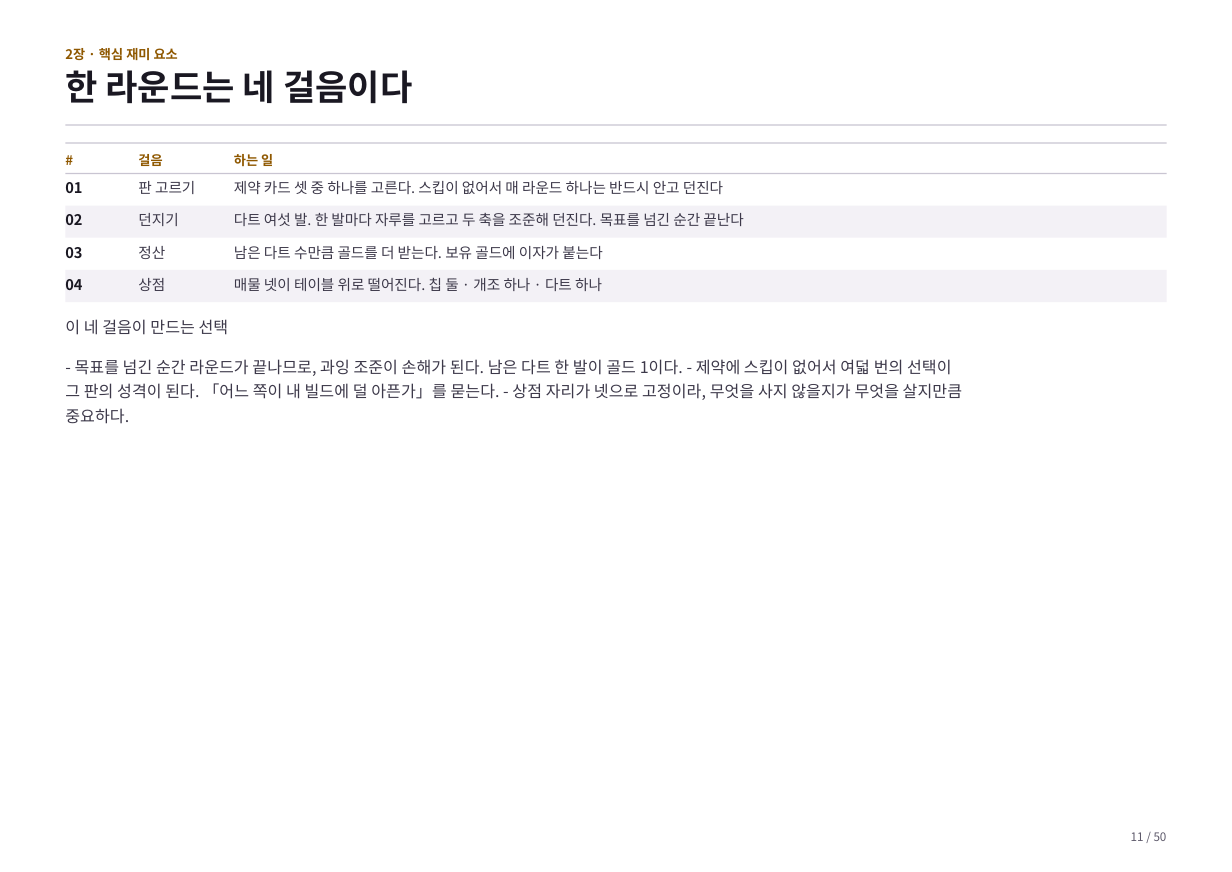
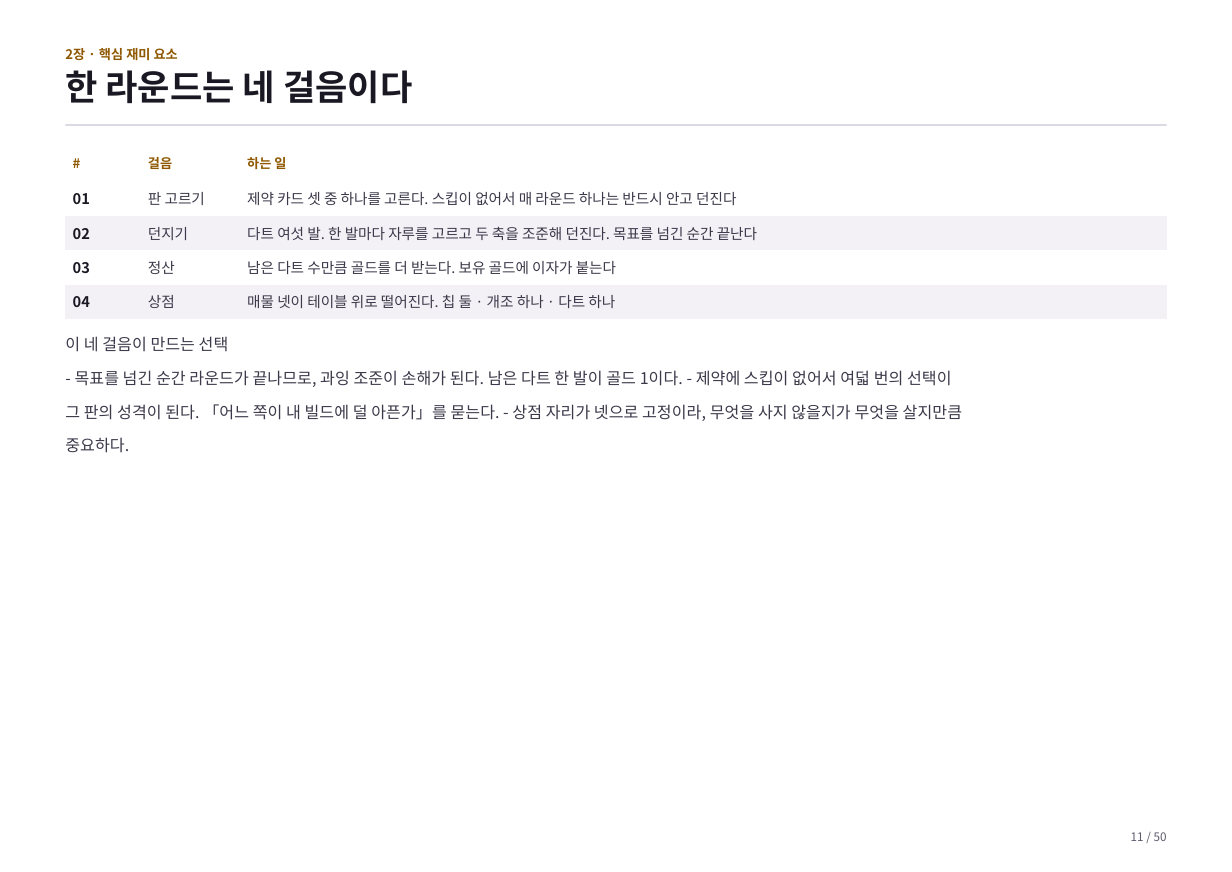
Before and after one commit to GGbong69/test-03, a slide deck: slide 11 of docs/기획서.pptx. Drawn at 1232x872 pixels with LibreOffice and Linux fonts; fonts in the diff are those of the drawing. Boxes give left, top, right and bottom in pixels: in the first picture for what was removed or moved away, otherwise in the second. Text is boxed around its words. In the diff, an @@ line names an element or a change of style, - is before the commit and + after.

```diff
--- a/docs/기획서.pptx
+++ b/docs/기획서.pptx
@@ rectangle removed at [65,142,1167,143] @@
@@ text removed at [65,148,128,179] @@
-#
@@ table added at [65,148,1166,318], 5 rows, 3 columns @@
+# | 걸음 | 하는 일
+01 | 판 고르기 | 제약 카드 셋 중 하나를 고른다. 스킵이 없어서 매 라운드 하나는 반드시 안고 던진다
+02 | 던지기 | 다트 여섯 발. 한 발마다 자루를 고르고 두 축을 조준해 던진다. 목표를 넘긴 순간 끝난다
+03 | 정산 | 남은 다트 수만큼 골드를 더 받는다. 보유 골드에 이자가 붙는다
+04 | 상점 | 매물 넷이 테이블 위로 떨어진다. 칩 둘 · 개조 하나 · 다트 하나
@@ rectangle removed at [65,173,1167,174] @@
@@ text removed at [138,154,162,166] @@
-걸음
@@ text removed at [234,154,273,166] @@
-하는 일
@@ text removed at [65,182,82,193] @@
-01
@@ rectangle removed at [65,206,1167,237] @@
@@ text removed at [138,181,195,194] @@
-판 고르기
@@ text removed at [234,181,723,194] @@
-제약 카드 셋 중 하나를 고른다. 스킵이 없어서 매 라운드 하나는 반드시 안고 던진다
@@ text removed at [65,214,82,225] @@
-02
@@ text removed at [138,213,178,226] @@
-던지기
@@ text removed at [234,213,743,226] @@
-다트 여섯 발. 한 발마다 자루를 고르고 두 축을 조준해 던진다. 목표를 넘긴 순간 끝난다
@@ text removed at [65,247,82,258] @@
-03
@@ text removed at [138,246,165,259] @@
-정산
@@ text removed at [234,246,602,259] @@
-남은 다트 수만큼 골드를 더 받는다. 보유 골드에 이자가 붙는다
@@ rectangle removed at [65,270,1167,301] @@
@@ text removed at [65,279,82,290] @@
-04
@@ text removed at [138,278,165,291] @@
-상점
@@ text removed at [234,278,602,291] @@
-매물 넷이 테이블 위로 떨어진다. 칩 둘 · 개조 하나 · 다트 하나
@@ text "이 네 걸음이 만드는 선택": place and size @@
-text "이 네 걸음이 만드는 선택" at [65,359,962,424]
+text "이 네 걸음이 만드는 선택" at [65,336,962,453]
@@ text removed at [65,319,229,335] @@
-이 네 걸음이 만드는 선택
@@ text at [65,336,229,352]: paragraph added @@
+이 네 걸음이 만드는 선택
@@ text at [65,370,962,453]: more space between paragraphs @@
```
Also in this commit, not shown: 49 other slides changed, 1 other file.
